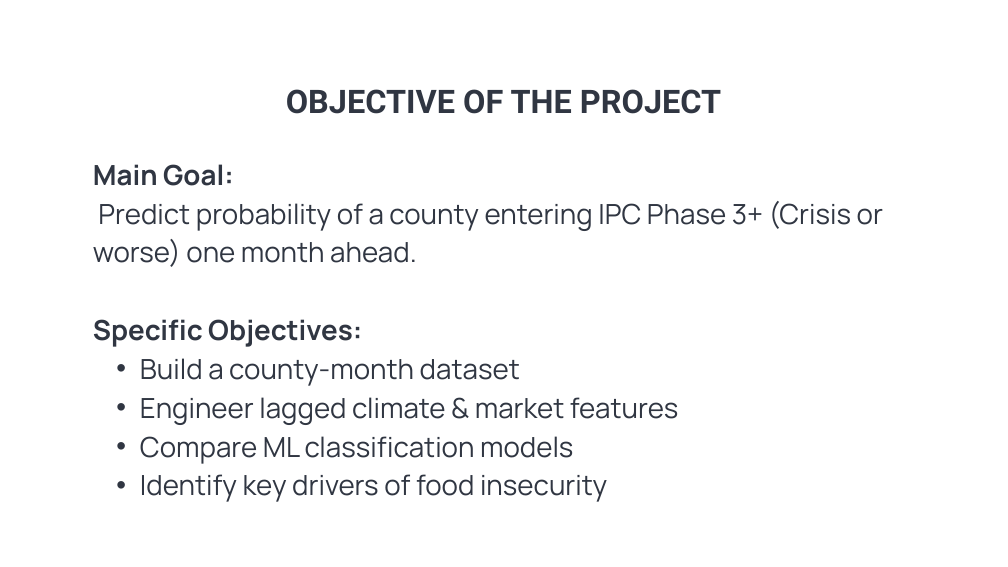
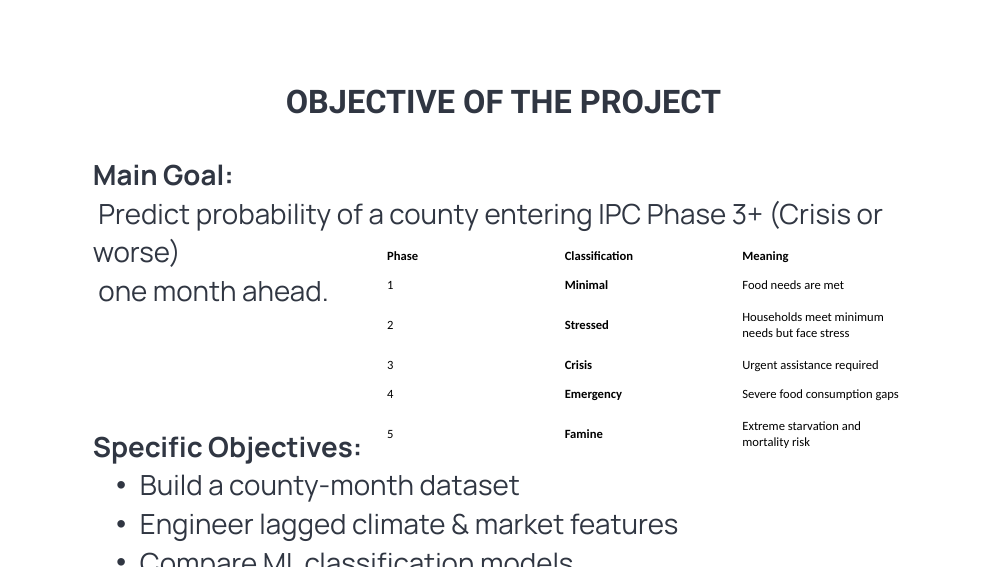
Before and after one commit to MrDenzy/PHASE-5-PROJECT---PREDICTING-FOOD-INSECURITY, a slide deck: slide 3 of Presentation/presentation.pptx. Drawn at 1008x567 pixels with LibreOffice and Linux fonts; fonts in the diff are those of the drawing; background and template pictures are left out. Boxes give left, top, right and bottom in pixels: in the first picture for what was removed or moved away, otherwise in the second. Text is boxed around its words. In the diff, an @@ line names an element or a change of style, - is before the commit and + after.

Commit message:
PPT updated

```diff
--- a/Presentation/presentation.pptx
+++ b/Presentation/presentation.pptx
@@ text at (93,201,883,302): text changed @@
-Predict probability of a county entering IPC Phase 3+ (Crisis or worse) one month ahead.
+Predict probability of a county entering IPC Phase 3+ (Crisis or worse)
+one month ahead.
@@ table added at (382,241,914,460), 6 rows, 3 columns @@
+Phase | Classification | Meaning
+1 | Minimal | Food needs are met
+2 | Stressed | Households meet minimum needs but face stress
+3 | Crisis | Urgent assistance required
+4 | Emergency | Severe food consumption gaps
+5 | Famine | Extreme starvation and mortality risk
```
Also in this commit, not shown: 2 other files.
